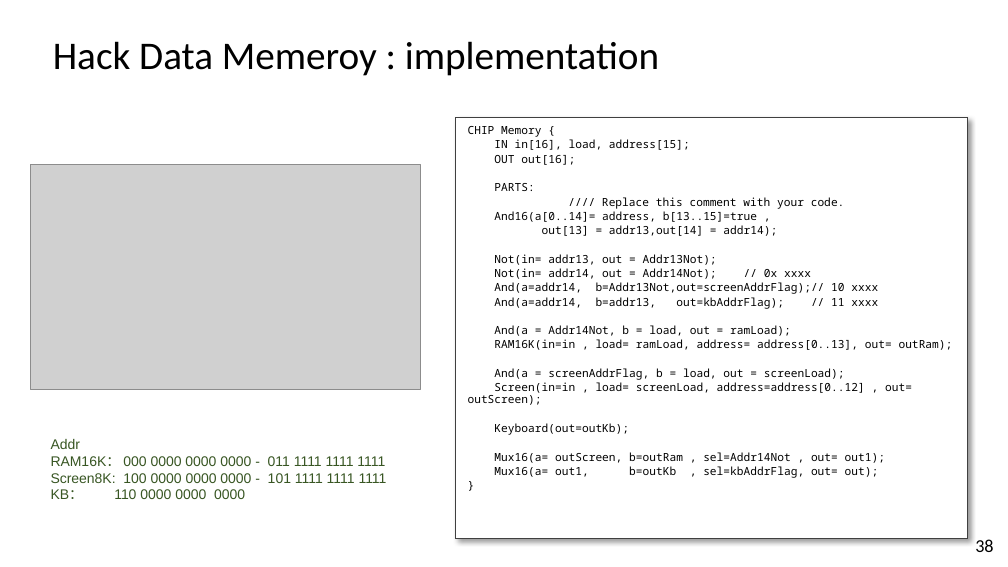
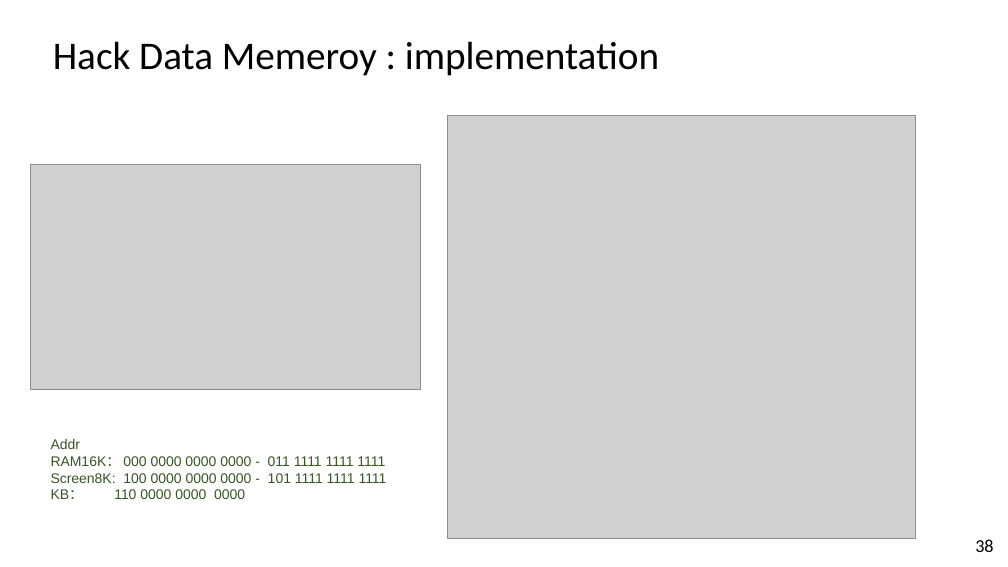
Before and after one commit to vcboy1/Leeds, a slide deck: slide 38 of 26fall/1860/Lecture/All HDL.pptx. Drawn at 1008x567 pixels with LibreOffice and Linux fonts; fonts in the diff are those of the drawing; grey boxes stand for pictures; background and template pictures are left out. Boxes give left, top, right and bottom in pixels: in the first picture for what was removed or moved away, otherwise in the second. Text is boxed around its words. In the diff, an @@ line names an element or a change of style, - is before the commit and + after.

```diff
--- a/26fall/1860/Lecture/All HDL.pptx
+++ b/26fall/1860/Lecture/All HDL.pptx
@@ picture added at box(448, 115, 915, 538) @@
@@ rectangle removed at box(456, 117, 968, 538) @@
-CHIP Memory {
-IN in[16], load, address[15];
-OUT out[16];
-PARTS:
-//// Replace this comment with your code.
-And16(a[0..14]= address, b[13..15]=true ,
-out[13] = addr13,out[14] = addr14);
-Not(in= addr13, out = Addr13Not);
-Not(in= addr14, out = Addr14Not); // 0x xxxx
-And(a=addr14, b=Addr13Not,out=screenAddrFlag);// 10 xxxx
-And(a=addr14, b=addr13, out=kbAddrFlag); // 11 xxxx
-And(a = Addr14Not, b = load, out = ramLoad);
-RAM16K(in=in , load= ramLoad, address= address[0..13], out= outRam);
-And(a = screenAddrFlag, b = load, out = screenLoad);
-Screen(in=in , load= screenLoad, address=address[0..12] , out= outScreen);
-Keyboard(out=outKb);
-Mux16(a= outScreen, b=outRam , sel=Addr14Not , out= out1);
-Mux16(a= out1, b=outKb , sel=kbAddrFlag, out= out);
-}
```
Also in this commit, not shown: 2 other files.
